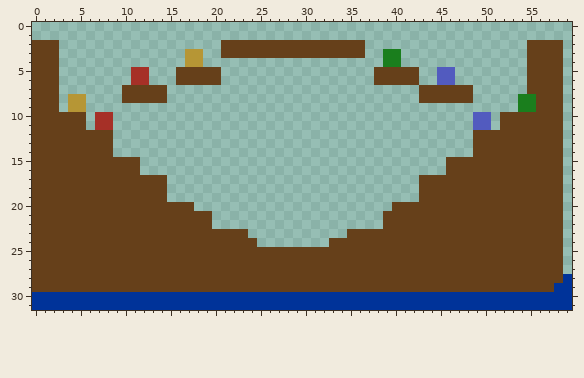
Two versions of one pixel-art sprite, Assets/Resources/Sprites/Minimap/Map1/Map1_4teams.png. The picture above is the old version.
The file is 60x32 pixels.
Now the later version:
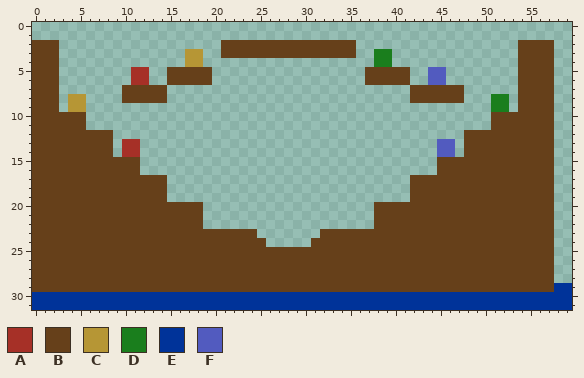
Palette (. is transparent): A #a63027  B #66401a  C #b69635  D #1a7e1d  E #003399  F #525bbf
Changes in this commit:
y 2: x 36 B -> .; x 54 . -> B; x 58 B -> .
y 3: x 36 B -> .; x 38 . -> D; x 40 D -> .; x 54 . -> B; x 58 B -> .
y 4: x 38 . -> D; x 40 D -> .; x 54 . -> B; x 58 B -> .
y 5..6: x 15 . -> B; x 20 B -> .; x 37 . -> B; x 42 B -> .; x 44 . -> F; x 46 F -> .; x 54 . -> B; x 58 B -> .
y 7: x 42 . -> B; x 48 B -> .; x 54 . -> B; x 58 B -> .
y 8: x 42 . -> B; x 48 B -> .; x 51..52 .. -> DD; x 54..55 DD -> BB; x 58 B -> .
y 9: x 51..52 .. -> DD; x 54..55 DD -> BB; x 58 B -> .
y 10..11: x 7..8 AA -> ..; x 49..51 FF. -> ..B; x 58 B -> .
y 12: x 48 . -> B; x 58 B -> .
y 13..14: x 10..11 .. -> AA; x 45..46 .. -> FF; x 48 . -> B; x 58 B -> .
y 15..16: x 45 . -> B; x 58 B -> .
y 17..19: x 42 . -> B; x 58 B -> .
y 20: x 18 . -> B; x 38..39 .. -> BB; x 58 B -> .
y 21..22: x 19 B -> .; x 38 . -> B; x 58 B -> .
y 23: x 24 . -> B; x 32..34 ... -> BBB; x 58 B -> .
y 24: x 25 . -> B; x 31..32 .. -> BB; x 58 B -> .
y 25..27: x 58 B -> .
y 28: x 58..59 BE -> ..
